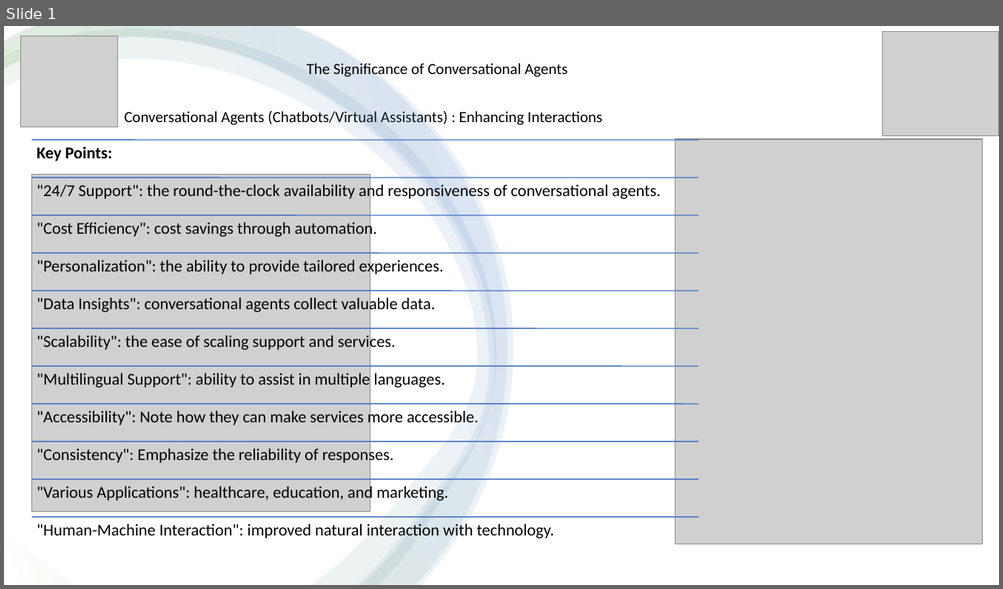
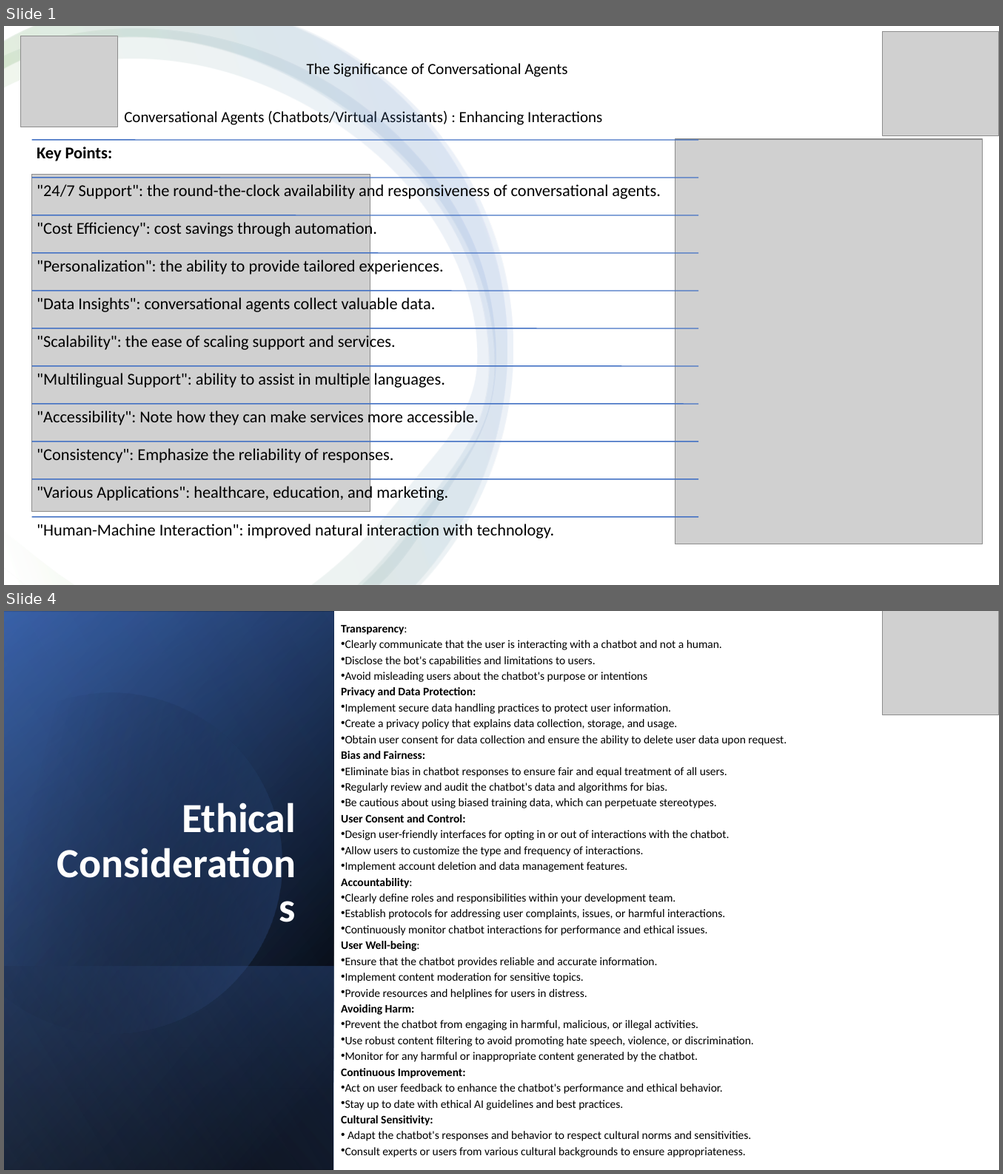
Before and after one commit to dlakhote/WiDs_Wokshop, a slide deck: Presentation.pptx. Shown one above the other, each under a label of ours: slide 1 before the commit, slides 1 and 4 after it; the slides between them are not shown. The pictures are 1003x589 and 1003x1174 pixels, drawn with LibreOffice and Linux fonts; fonts in the diff are those of the drawing; grey boxes stand for pictures. Boxes give left, top, right and bottom in pixels: in the first picture for what was removed or moved away, otherwise in the second. Text is boxed around its words. In the diff, an @@ line names an element or a change of style, - is before the commit and + after.

```diff
--- a/Presentation.pptx
+++ b/Presentation.pptx
@@ slide 4 added at (x1=4, y1=611, x2=999, y2=1170), background #FFFFFF @@
@@ rectangle added at (x1=4, y1=611, x2=999, y2=1170), fill #FFFFFF @@
@@ rectangle added at (x1=4, y1=611, x2=334, y2=1170), fill gradient #000000 to #2F5597 @@
@@ rectangle added at (x1=4, y1=612, x2=334, y2=1170), fill gradient #000000 to #4472C4 @@
@@ rectangle added at (x1=4, y1=611, x2=334, y2=1170), fill gradient #000000 to #8FAADC @@
@@ text added at (x1=341, y1=625, x2=786, y2=1158), 11.1 pt, text #000000 @@
+Transparency:
+• Clearly communicate that the user is interacting with a chatbot and not a human.
+• Disclose the bot's capabilities and limitations to users.
+• Avoid misleading users about the chatbot's purpose or intentions
+Privacy and Data Protection:
+• Implement secure data handling practices to protect user information.
+• Create a privacy policy that explains data collection, storage, and usage.
+• Obtain user consent for data collection and ensure the ability to delete user data upon request.
+Bias and Fairness:
+• Eliminate bias in chatbot responses to ensure fair and equal treatment of all users.
+• Regularly review and audit the chatbot's data and algorithms for bias.
+• Be cautious about using biased training data, which can perpetuate stereotypes.
+User Consent and Control:
+• Design user-friendly interfaces for opting in or out of interactions with the chatbot.
+• Allow users to customize the type and frequency of interactions.
+• Implement account deletion and data management features.
+Accountability:
+• Clearly define roles and responsibilities within your development team.
+• Establish protocols for addressing user complaints, issues, or harmful interactions.
+• Continuously monitor chatbot interactions for performance and ethical issues.
+User Well-being:
+• Ensure that the chatbot provides reliable and accurate information.
+• Implement content moderation for sensitive topics.
+• Provide resources and helplines for users in distress.
+Avoiding Harm:
+• Prevent the chatbot from engaging in harmful, malicious, or illegal activities.
+• Use robust content filtering to avoid promoting hate speech, violence, or discrimination.
+• Monitor for any harmful or inappropriate content generated by the chatbot.
+Continuous Improvement:
+• Act on user feedback to enhance the chatbot's performance and ethical behavior.
+• Stay up to date with ethical AI guidelines and best practices.
+Cultural Sensitivity:
+• Adapt the chatbot's responses and behavior to respect cultural norms and sensitivities.
+• Consult experts or users from various cultural backgrounds to ensure appropriateness.
@@ picture added at (x1=882, y1=611, x2=999, y2=715) @@
@@ freeform shape added at (x1=4, y1=652, x2=323, y2=1068), fill gradient #000000 to #4472C4 @@
@@ text added at (x1=182, y1=803, x2=296, y2=833), 40 pt, text #FFFFFF, bold @@
+Ethical Considerations
@@ rectangle added at (x1=4, y1=966, x2=334, y2=1170), fill gradient #4472C4 to #000000 @@
```
Also in this commit, not shown: 1 slide changed, 2 other slides added.
